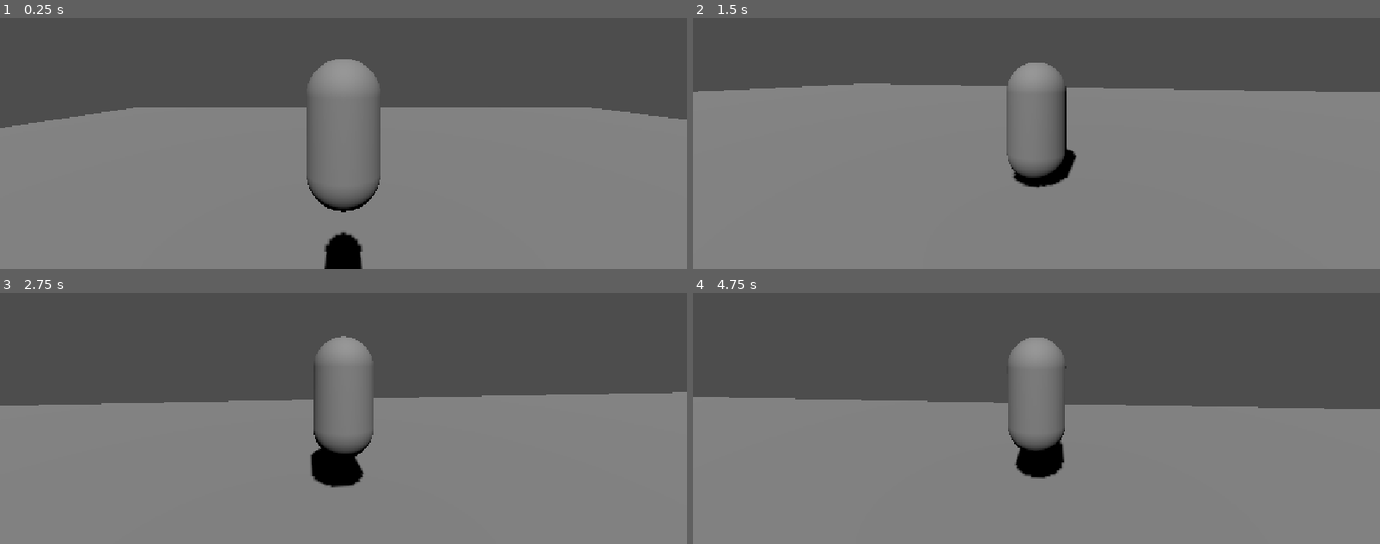
Above: before the commit, frames 1-4 (two rows, left to right).
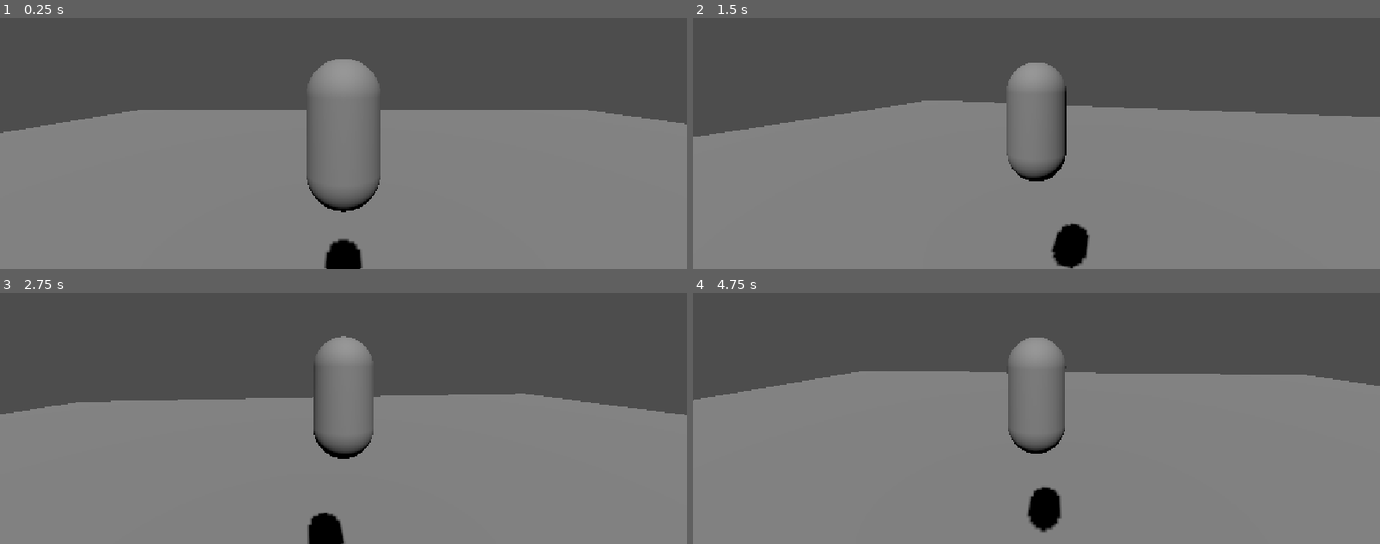
Above: after the commit, the same moments.

Repository: DropletU/CGAP
Game: Godot game, scene res://Scenes/main.tscn
Two runs of this game, one before a commit and one after it. Both use one fixed random seed, a clock stepped at 60 frames per second and the inputs below.
Inputs (mouse positions are in pixels of both pictures, inside the frame that each line leads up to):
- Up to frame 1 (0.25 s): no input
- Up to frame 2 (1.5 s): move the mouse to (1070, 73) at 0.52 s; hold Shift (sprint) 0.53-1.28 s; hold W (forward) from 0.53 s (still down); tap Space (jump) at 0.77, 0.8, 1.07, 1.35 s; move the mouse to (1002, 78) at 1.27 s
- Up to frame 3 (2.75 s): keep holding W (forward); tap Space (jump) at 1.52, 1.82, 2.3 s; tap Shift (sprint) at 1.55 s; move the mouse to (357, 343) at 2.02 s; hold Shift (sprint) from 2.03 s (still down)
- Up to frame 4 (4.75 s): move the mouse to (1029, 355) at 2.77 s; release Shift (sprint) at 2.78 s; tap Tab (toggle_mouse_capture) at 2.85 s; tap Space (jump) at 3.02, 3.32, 3.77, 3.8, 4.07, 4.52 s; tap Shift (sprint) at 3.05, 4.55 s; move the mouse to (1242, 408) at 3.52 s; release W (forward) at 3.53 s; hold Mouse wheel down (wheel_down) 3.53-4.28 s; hold A (left) from 3.53 s (still down); move the mouse to (outside the picture) at 4.27 s; tap Mouse wheel up (wheel_up) at 4.35 s

The runs differ from the first frame. In frame 1, 1.3% of the frame differs, in the area x 0-100%, y 35-100%; in frame 2, 10%; in frame 3, 3.1%; in frame 4, 11%, in the area x 0-100%, y 31-96%.
Error in both runs: Invalid call. Nonexistent function 'enter' in base 'Nil'. (res://Scripts/Classes/States/PlayerStates/player_state_machine.gd:12)

Commit message:
Player: Rewrite player script to work with the player state machine

Diff:
--- a/Scripts/player.gd
+++ b/Scripts/player.gd
@@ -3,7 +3,6 @@
 
 @export var speed = 10.0
 @export var jump_velocity = 6.0
-var speed_multi = 1.0
 
 @onready var state_machine: PlayerStateMachine = $PlayerStateMachine
 
@@ -13,31 +12,25 @@
 	state_machine.init(self)
 
 func _physics_process(delta: float) -> void:
+	state_machine.physics_update(delta)
+	move_and_slide()
 
-	# Add the gravity.
-	if not is_on_floor():
-		velocity += get_gravity() * delta * 2
-
-	# Handle jump.
-	if Input.is_action_just_pressed("jump") and is_on_floor():
-		velocity.y = jump_velocity
-
-	# Get the input direction and handle the movement/deceleration.
-	# As good practice, you should replace UI actions with custom gameplay actions.
+func apply_horizontal_movement(delta: float, speed_multi):
 	var input_dir := Input.get_vector("left", "right", "forward", "back")
 	var direction := (transform.basis * Vector3(input_dir.x, 0, input_dir.y)).normalized()
-	if Input.is_action_pressed("sprint"):
-		speed_multi = 2.0
-	else:
-		speed_multi = 1.0
-
 	direction = direction.rotated(Vector3.UP, camera.global_rotation.y)
-
 	if direction:
-		velocity.x = direction.x * speed*speed_multi
-		velocity.z = direction.z * speed*speed_multi
+		velocity.x = direction.x * speed*delta * speed_multi
+		velocity.z = direction.z * speed*delta * speed_multi
 	else:
 		velocity.x = move_toward(velocity.x, 0, speed)
 		velocity.z = move_toward(velocity.z, 0, speed)
 
-	move_and_slide()
+
+func apply_gravity(delta: float):
+	if not is_on_floor():
+		velocity += get_gravity() * delta * 2
+
+
+func apply_jump():
+	velocity.y += jump_velocity.y
